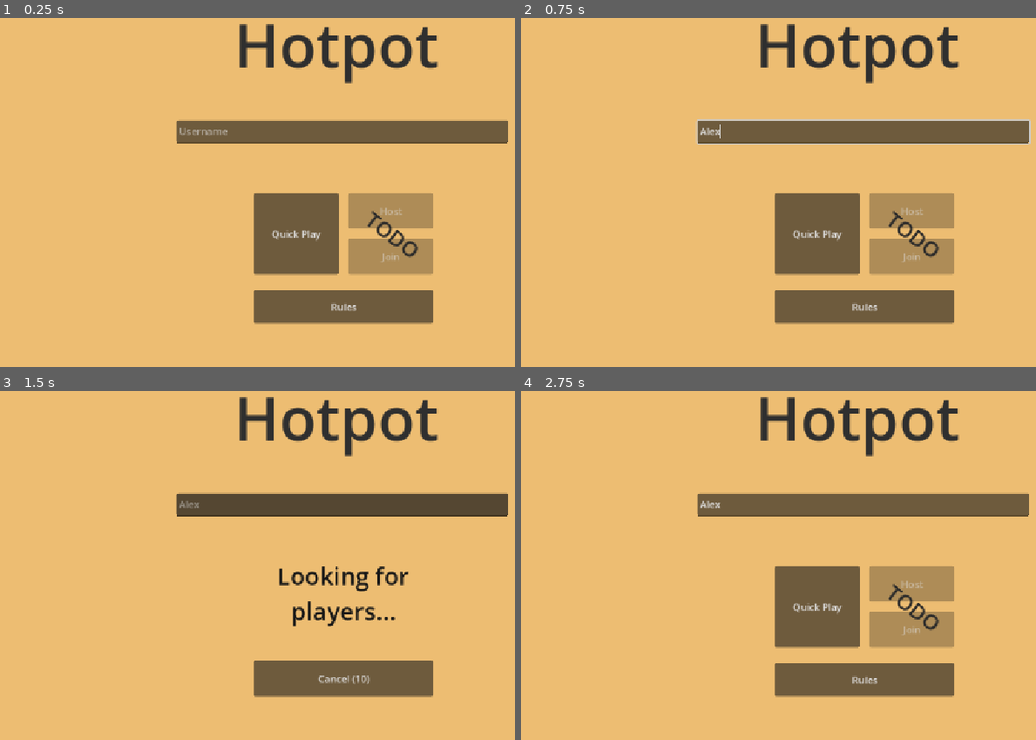
Above: before the commit, frames 1-4 (two rows, left to right).
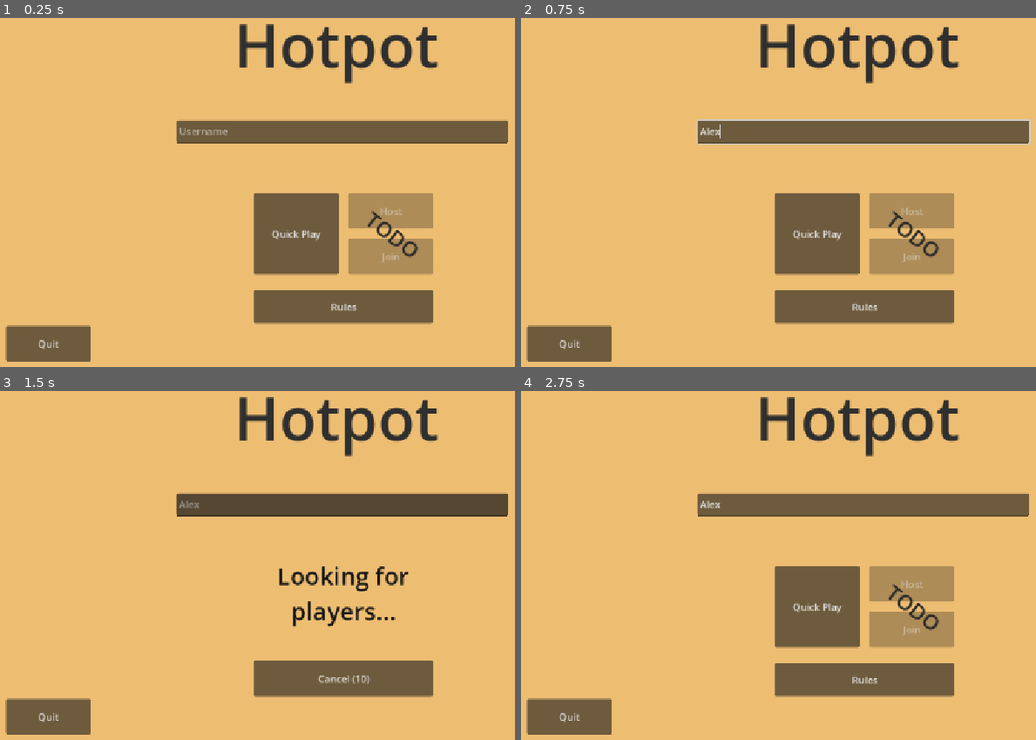
Above: after the commit, the same moments.

Repository: jeremymeadows/hotpot
Game: Godot game, scene res://main.tscn
The game is run twice, just before and just after one commit, with the same random seed, the same clock (stepped at 60 frames per second) and the same inputs.
Inputs (mouse positions are in pixels of both pictures, inside the frame that each line leads up to):
- Up to frame 1 (0.25 s): no input
- Up to frame 2 (0.75 s): click (860, 133) at 0.52 s; type "Alex" at 0.6 s
- Up to frame 3 (1.5 s): click "Quick Play" at 1.25 s
- Up to frame 4 (2.75 s): click "Cancel (10)" at 2 s

The runs differ from the first frame. In frame 1, 1.7% of the frame differs, in the area x 1-18%, y 88-99%; in frame 2, 1.7%; in frame 3, 1.7%; in frame 4, 1.7%.

Commit message:
only allow 30 seconds per turn

Diff:
--- a/client/match.gd
+++ b/client/match.gd
@@ -1,22 +1,40 @@
 extends Node
+
+enum State { LOADING, WAITING, DRAWING, DISCARDING }
+
+static func next_state(state: State) -> State:
+	match state:
+		State.LOADING: return State.WAITING
+		State.WAITING: return State.DRAWING
+		State.DRAWING: return State.DISCARDING
+		State.DISCARDING: return State.WAITING
+		_: return State.LOADING
+
+var current_state = State.LOADING:
+	set(new_state):
+		current_state = new_state
+		state_turn()
 
 var players = {}
 
-signal drew
-signal discarded
+#signal drew
+#signal discarded
 
 func _ready():
 	$RPC.dealt_hand.connect(func(hand):
 		for i in range(8):
 			$UI/Player1/MarginContainer/Cards.get_children()[i].card = hand[i]
+		current_state = State.WAITING
 	)
 
 	$RPC.new_card.connect(func(card):
 		$UI/New.card = card
-		drew.emit()
+		current_state = State.DISCARDING
+		#drew.emit()
 	)
 
-	$RPC.start_turn.connect(turn)
+	#$RPC.start_turn.connect(turn)
+	$RPC.start_turn.connect(func(): current_state = State.DRAWING)
 
 	$RPC.updated_pot.connect(func(player, card):
 		$UI/Pot.get_child(players.keys().find(player)).card = card
@@ -32,7 +50,8 @@
 			for j in range(8):
 				player.get_child(j).card = hand[j]
 
-		discarded.emit()
+		current_state = State.WAITING
+		#discarded.emit()
 	)
 
 
@@ -43,7 +62,8 @@
 	$UI/New.pressed.connect(func():
 		$RPC.play_card.rpc_id(1, 0)
 		$UI/New.card = "none"
-		discarded.emit()
+		current_state = State.WAITING
+		#discarded.emit()
 	)
 
 	var cards = $UI/Player1/MarginContainer/Cards.get_children()
@@ -53,30 +73,72 @@
 			$RPC.play_card.rpc_id(1, i + 1)
 			cards[i].card = $UI/New.card
 			$UI/New.card = "none"
-			discarded.emit()
+			current_state = State.WAITING
+			#discarded.emit()
 		)
 	cards = $UI/Pot.get_children()
 	for i in len(cards):
 		cards[i].disabled = true
 		cards[i].pressed.connect(func():
 			$RPC.draw_card.rpc_id(1, players.keys()[i])
-			drew.emit()
+			current_state = State.DISCARDING
+			#drew.emit()
 		)
 
+	$UI/Status/Timer.timeout.connect(func():
+		match current_state:
+			State.DRAWING:
+				$RPC.draw_card.rpc_id(1, 0)
+				$UI/Status/Timer/Timer.start(1)
+			State.DISCARDING:
+				$RPC.play_card.rpc_id(1, 0)
+				$UI/New.card = "none"
+				current_state = State.WAITING
+			_: pass
+	)
+
 func turn():
-		$UI/Status.text = "Your turn: draw a card"
-		$UI/Status.visible = true
-		await draw_card()
-		$UI/Status.text = "Your turn: discard a card"
-		await play_card()
-		$UI/Status.visible = false
+	$UI/Status/Timer.start()
+
+	$UI/Status.text = "Your turn: draw a card"
+	$UI/Status.visible = true
+	await draw_card()
+	$UI/Status.text = "Your turn: discard a card"
+	await play_card()
+	$UI/Status.visible = false
+
+func state_turn():
+	match current_state:
+		State.LOADING: pass
+		State.WAITING:
+			$UI/Status.visible = false
+			$UI/New.disabled = true
+			for card in $UI/Player1/MarginContainer/Cards.get_children():
+				card.disabled = true
+		State.DRAWING:
+			$UI/Status/Timer.start()
+			$UI/Status.text = "Your turn: draw a card"
+			$UI/Status.visible = true
+
+			$UI/Draw.disabled = false
+			for card in $UI/Pot.get_children().slice(1):
+				if card.card != "none":
+					card.disabled = false
+		State.DISCARDING:
+			$UI/Status.text = "Your turn: discard a card"
+			$UI/Draw.disabled = true
+			for card in $UI/Pot.get_children().slice(1):
+				card.disabled = true
+			$UI/New.disabled = false
+			for card in $UI/Player1/MarginContainer/Cards.get_children():
+				card.disabled = false
 
 func draw_card():
 	$UI/Draw.disabled = false
 	for card in $UI/Pot.get_children().slice(1):
 		if card.card != "none":
 			card.disabled = false
-	await drew
+	#await drew
 	$UI/Draw.disabled = true
 	for card in $UI/Pot.get_children().slice(1):
 		card.disabled = true
@@ -85,7 +147,7 @@
 	$UI/New.disabled = false
 	for card in $UI/Player1/MarginContainer/Cards.get_children():
 		card.disabled = false
-	await discarded
+	#await discarded
 	$UI/New.disabled = true
 	for card in $UI/Player1/MarginContainer/Cards.get_children():
 		card.disabled = true
--- a/client/match.tscn
+++ b/client/match.tscn
@@ -1,9 +1,10 @@
-[gd_scene load_steps=5 format=3 uid="uid://cdkdrhhls4ett"]
+[gd_scene load_steps=6 format=3 uid="uid://cdkdrhhls4ett"]
 
 [ext_resource type="Script" uid="uid://bdwyrbafyde67" path="res://client/match.gd" id="1_7sg6s"]
 [ext_resource type="Script" uid="uid://c7k60i74e2cu2" path="res://common/rpc.gd" id="2_h1q33"]
 [ext_resource type="Theme" uid="uid://c8e6glxqn6suj" path="res://assets/theme.tres" id="3_h1q33"]
 [ext_resource type="PackedScene" uid="uid://dtaf5jyt5pdui" path="res://client/card.tscn" id="3_ix7t0"]
+[ext_resource type="PackedScene" uid="uid://b7f0v5m2sjlgs" path="res://client/timer.tscn" id="5_ix7t0"]
 
 [node name="Main" type="Node"]
 
@@ -32,21 +33,6 @@
 grow_horizontal = 2
 grow_vertical = 2
 color = Color(0.92941177, 0.7411765, 0.44705883, 1)
-
-[node name="Status" type="Label" parent="Matches/Match/UI"]
-visible = false
-layout_mode = 1
-anchors_preset = -1
-anchor_left = 0.72200006
-anchor_right = 1.0
-offset_left = -827.7441
-offset_top = 4.0
-offset_right = -836.0
-offset_bottom = 27.0
-grow_horizontal = 2
-theme = ExtResource("3_h1q33")
-theme_override_font_sizes/font_size = 24
-text = "Your turn"
 
 [node name="ID" type="Label" parent="Matches/Match/UI"]
 layout_mode = 1
@@ -301,6 +287,7 @@
 size_flags_horizontal = 3
 theme = ExtResource("3_h1q33")
 alignment = 1
+metadata/_edit_lock_ = true
 
 [node name="Card1" parent="Matches/Match/UI/Player3/MarginContainer/Cards" instance=ExtResource("3_ix7t0")]
 custom_minimum_size = Vector2(30, 45)
@@ -520,6 +507,28 @@
 disabled = true
 card = "none"
 
+[node name="Status" type="Label" parent="Matches/Match/UI"]
+visible = false
+layout_mode = 1
+anchors_preset = -1
+anchor_left = 0.72200006
+anchor_right = 1.0
+offset_left = -827.7441
+offset_top = 4.0
+offset_right = -836.0
+offset_bottom = 38.0
+grow_horizontal = 2
+theme = ExtResource("3_h1q33")
+theme_override_font_sizes/font_size = 24
+text = "Your turn"
+
+[node name="Timer" parent="Matches/Match/UI/Status" instance=ExtResource("5_ix7t0")]
+layout_mode = 0
+offset_left = 94.0
+offset_top = 38.0
+offset_right = 194.0
+offset_bottom = 138.0
+
 [node name="GameOver" type="Label" parent="Matches/Match/UI"]
 visible = false
 layout_mode = 1
@@ -542,6 +551,12 @@
 offset_top = 16.0
 offset_right = 156.0
 offset_bottom = 75.0
+theme = ExtResource("3_h1q33")
 text = "Menu"
 
+[node name="Players" type="Control" parent="Matches/Match/UI"]
+anchors_preset = 0
+offset_right = 40.0
+offset_bottom = 40.0
+
 [connection signal="pressed" from="Matches/Match/UI/GameOver/Menu" to="Matches/Match" method="_on_menu_pressed"]
--- a/client/menu.gd
+++ b/client/menu.gd
@@ -58,6 +58,10 @@
 	$Rules.visible = false
 
 
+func _on_quit_pressed() -> void:
+	get_tree().quit()
+
+
 func _start_game_countdown() -> void:
 	$Waiting/Timer.timeout.connect(_timer_countdown)
 	$Waiting/Timer.start(1)
--- a/client/menu.tscn
+++ b/client/menu.tscn
@@ -247,9 +247,23 @@
 theme_override_styles/normal = SubResource("StyleBoxFlat_putif")
 text = "X"
 
+[node name="Quit" type="Button" parent="."]
+layout_mode = 1
+anchors_preset = -1
+anchor_top = 1.0
+anchor_bottom = 1.0
+offset_left = 30.0
+offset_top = -88.0
+offset_right = 170.0
+offset_bottom = -29.0
+grow_vertical = 0
+mouse_default_cursor_shape = 2
+text = "Quit"
+
 [connection signal="pressed" from="Start/QuickPlay" to="." method="_on_quick_play_pressed"]
 [connection signal="pressed" from="Start/Host" to="." method="_on_host_pressed"]
 [connection signal="pressed" from="Start/Join" to="." method="_on_join_pressed"]
 [connection signal="pressed" from="Start/Rules" to="." method="_on_rules_pressed"]
 [connection signal="pressed" from="Waiting/Cancel" to="." method="_on_cancel_pressed"]
 [connection signal="pressed" from="Rules/Close" to="." method="_on_close_pressed"]
+[connection signal="pressed" from="Quit" to="." method="_on_quit_pressed"]
--- /dev/null
+++ b/client/timer.gd
@@ -0,0 +1,36 @@
+extends Control
+
+const MAX_TIME = 30
+
+signal timeout
+
+
+func _ready() -> void:
+	visibility_changed.connect(func(): if not visible: $Timer.stop())
+	$Timer.timeout.connect(func():
+		$Label.text = "0"
+		timeout.emit()
+	)
+	$Timer.one_shot = true
+
+
+func _draw():
+	var arc = TAU - (TAU * ($Timer.time_left / MAX_TIME))
+	var color = Color.YELLOW_GREEN
+
+	match $Timer.time_left:
+		var t when t > 15: color = Color.YELLOW_GREEN
+		var t when t > 5: color = Color.YELLOW
+		_: color = Color.RED
+
+	draw_arc(size / 2, min(size.x, size.y) / 2, TAU, arc, 100, color, 6.0, true)
+
+
+func _process(_delta: float) -> void:
+	if not $Timer.is_stopped():
+		$Label.text = str(ceili($Timer.time_left))
+		queue_redraw()
+
+
+func start():
+	$Timer.start(MAX_TIME)
--- /dev/null
+++ b/client/timer.tscn
@@ -0,0 +1,28 @@
+[gd_scene load_steps=2 format=3 uid="uid://b7f0v5m2sjlgs"]
+
+[ext_resource type="Script" uid="uid://5kg2pu0tmdni" path="res://client/timer.gd" id="1_26ht0"]
+
+[node name="Timer" type="Control"]
+layout_mode = 3
+anchors_preset = 0
+offset_right = 100.0
+offset_bottom = 100.0
+rotation = -1.5707964
+pivot_offset = Vector2(50, 50)
+script = ExtResource("1_26ht0")
+
+[node name="Timer" type="Timer" parent="."]
+
+[node name="Label" type="Label" parent="."]
+layout_mode = 1
+anchors_preset = 15
+anchor_right = 1.0
+anchor_bottom = 1.0
+grow_horizontal = 2
+grow_vertical = 2
+rotation = 1.5707964
+pivot_offset = Vector2(50, 50)
+theme_override_font_sizes/font_size = 50
+text = "30"
+horizontal_alignment = 1
+vertical_alignment = 1
Not shown, added: client/timer.gd.uid
Not shown, changed: README.md
Not shown, changed: flake.nix
Not shown, changed: hotpot.nix
Not shown, changed: justfile
